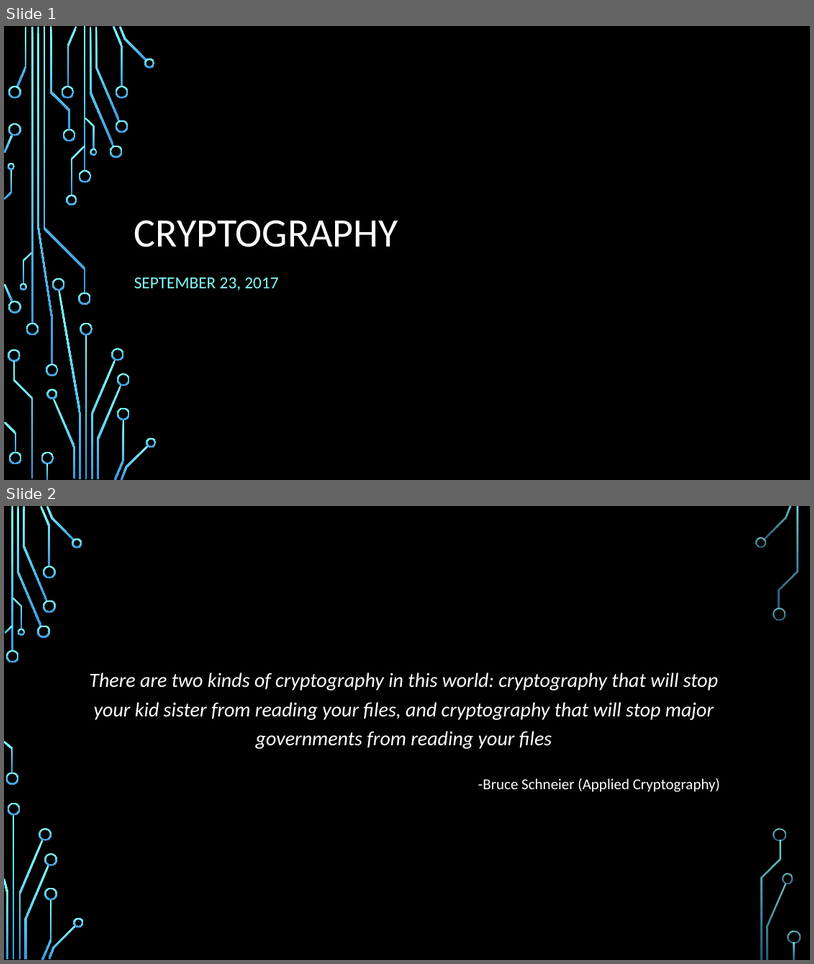
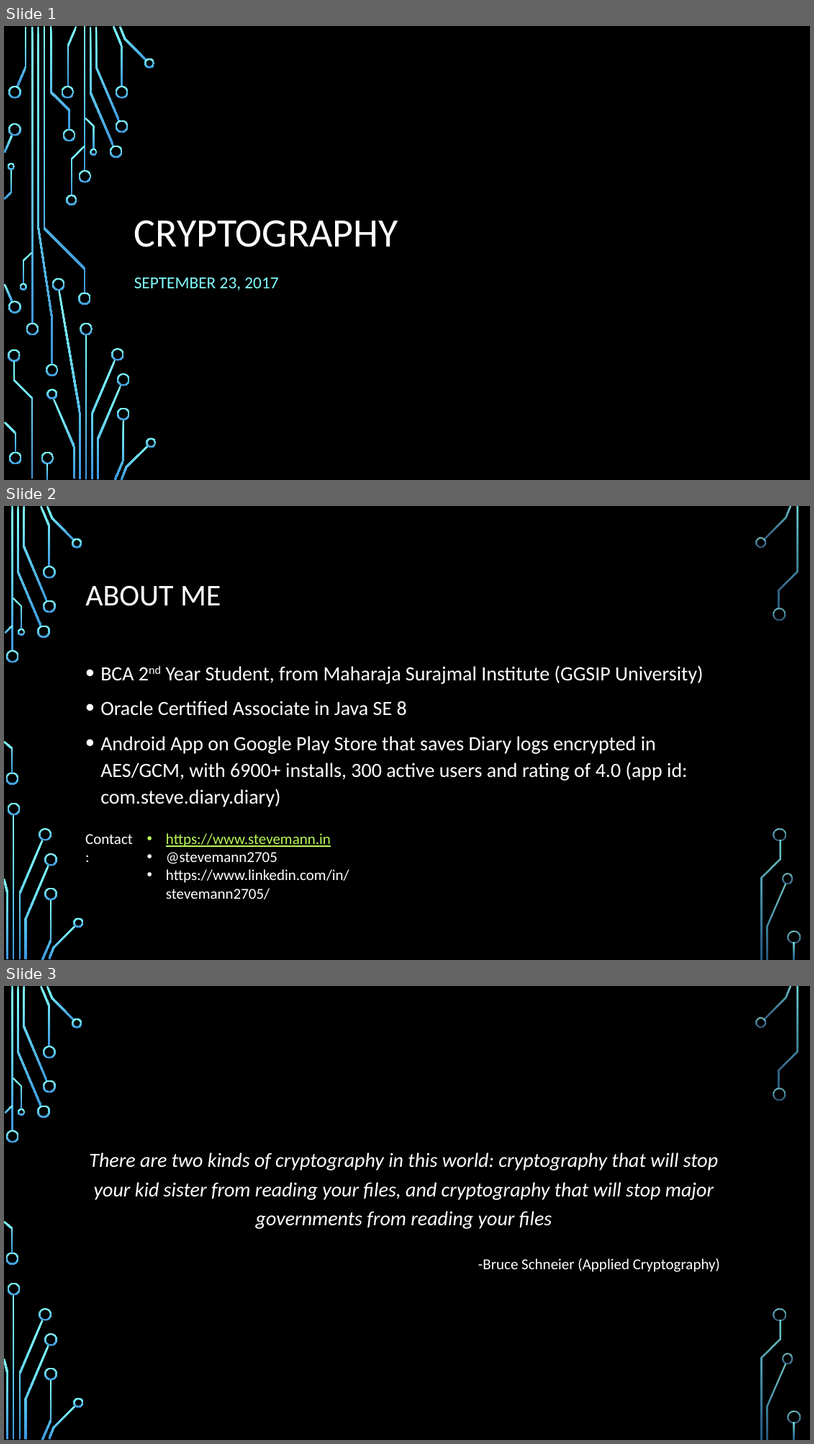
Before and after one commit to stevemann2705/meetup, a slide deck: Crypto.pptx. Shown one above the other, each under a label of ours: slides 1 and 2 before the commit, slides 1, 2 and 3 after it. The pictures are 814x964 and 814x1444 pixels, drawn with LibreOffice and Linux fonts; fonts in the diff are those of the drawing; background and template pictures are left out. Boxes give left, top, right and bottom in pixels: in the first picture for what was removed or moved away, otherwise in the second. Text is boxed around its words. In the diff, an @@ line names an element or a change of style, - is before the commit and + after.

Commit message:
Added: About Me
Added about me to the presentation

```diff
--- a/Crypto.pptx
+++ b/Crypto.pptx
@@ slide 2 added at (4,506,810,960), background picture (left out); not listed: 36 template elements that a slide beside it also shows @@
@@ title added at (85,585,221,606), 36 pt, text #FFFFFF @@
+ABOUT ME
@@ text added at (100,665,704,807), 24 pt, text #FFFFFF @@
+• BCA 2nd Year Student, from Maharaja Surajmal Institute (GGSIP University)
+• Oracle Certified Associate in Java SE 8
+• Android App on Google Play Store that saves Diary logs encrypted in AES/GCM, with 6900+ installs, 300 active users and rating of 4.0 (app id: com.steve.diary.diary)
@@ text added at (85,834,133,844), 18 pt, text #FFFFFF @@
+Contact:
@@ text added at (166,833,350,883), 18 pt, text #FFFFFF @@
+• https://www.stevemann.in
+• @stevemann2705
+• https://www.linkedin.com/in/stevemann2705/
@@ what was slide 2 is now slide 3 @@
```
Also in this commit, not shown: 8 slides changed, 2 other slides added.
